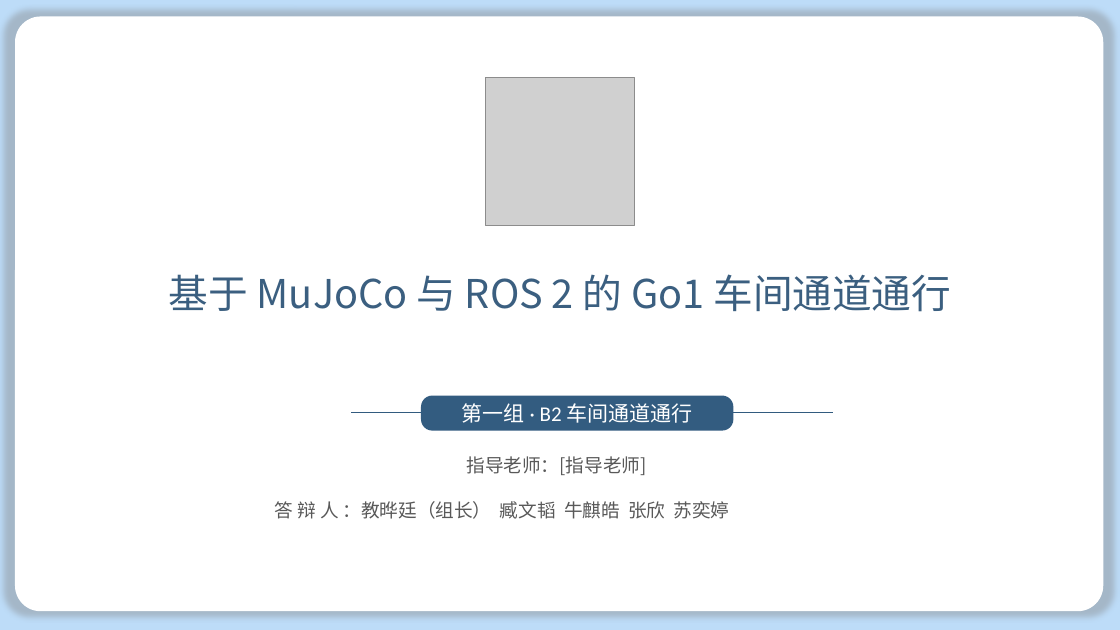
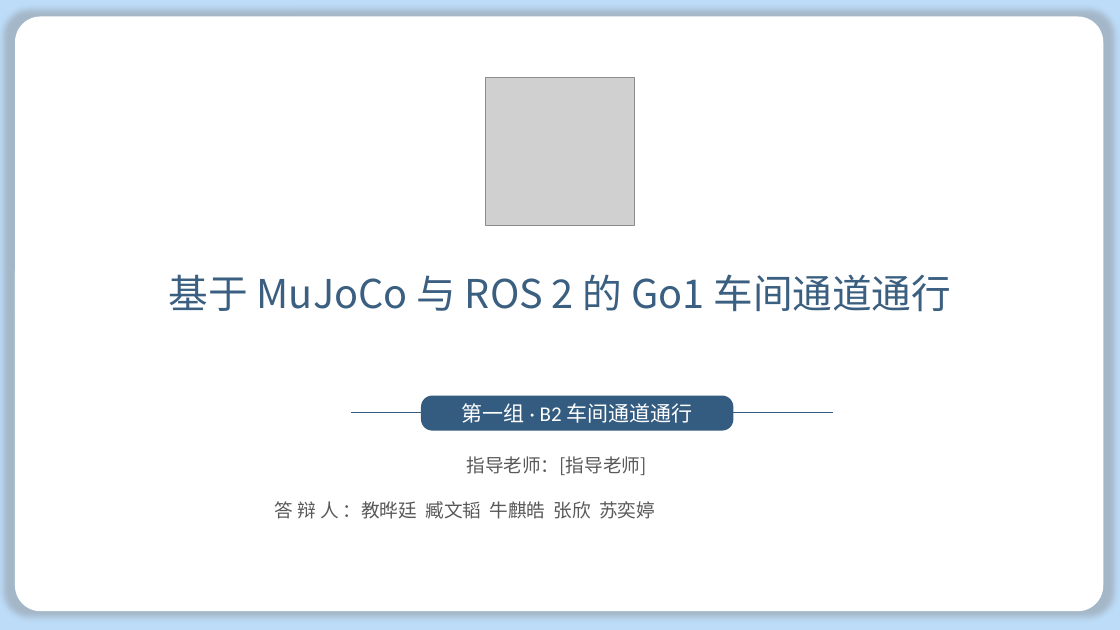
Before and after one commit to Ishjoel/go1-b2-navigation, a slide deck: slide 1 of docs/B2车间通道通行_汇报.pptx. Drawn at 1120x630 pixels with LibreOffice and Linux fonts; fonts in the diff are those of the drawing; grey boxes stand for pictures; background and template pictures are left out. Boxes give left, top, right and bottom in pixels: in the first picture for what was removed or moved away, otherwise in the second. Text is boxed around its words. In the diff, an @@ line names an element or a change of style, - is before the commit and + after.

```diff
--- a/docs/B2车间通道通行_汇报.pptx
+++ b/docs/B2车间通道通行_汇报.pptx
@@ text at (275,501,655,519): text changed @@
-答 辩 人 ：教晔廷（组长） 臧文韬 牛麒皓 张欣 苏奕婷
+答 辩 人 ：教晔廷 臧文韬 牛麒皓 张欣 苏奕婷
```
Also in this commit, not shown: 1 other slide changed, 3 other files.
